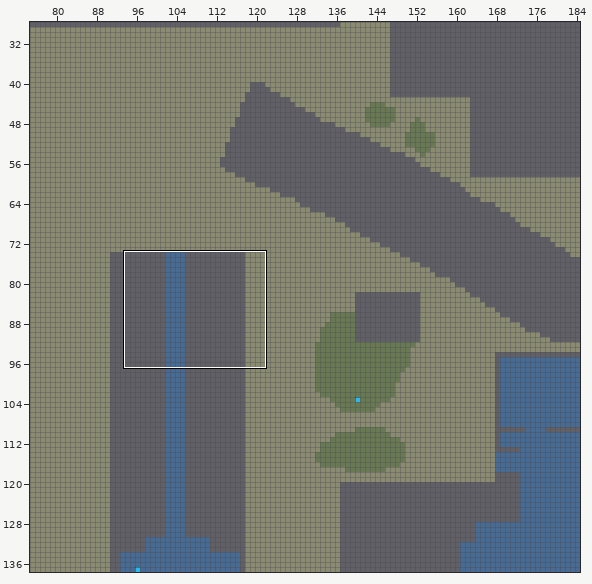
An edit to a level. Tiled map, MIP/Praktikum 2/tiled_workspace/map_campus_berliner_tor.tmx. Above: a wide view before the commit, with the close-up outlined.
Close-up. The starting point:
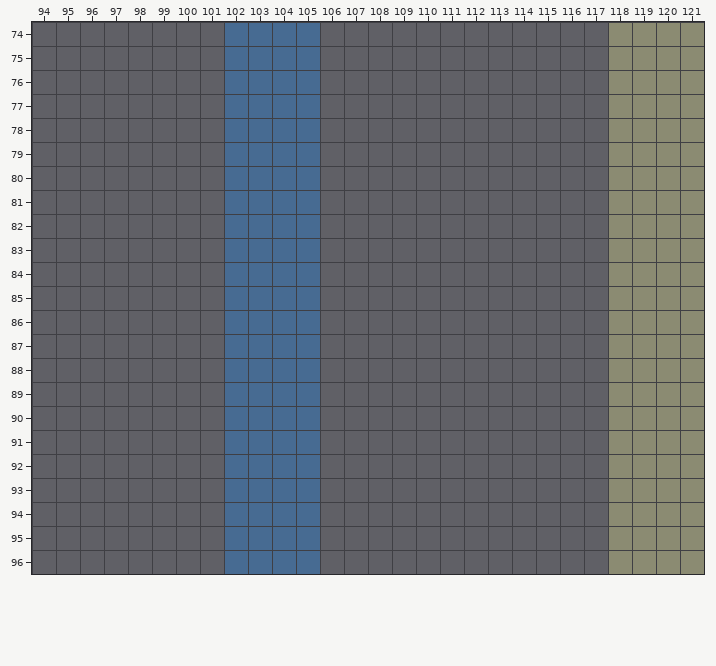
Cells are 16x16 px. Shown: x 94..121, y 74..96. The commit also changed other parts of the map, which this record leaves out.
After:
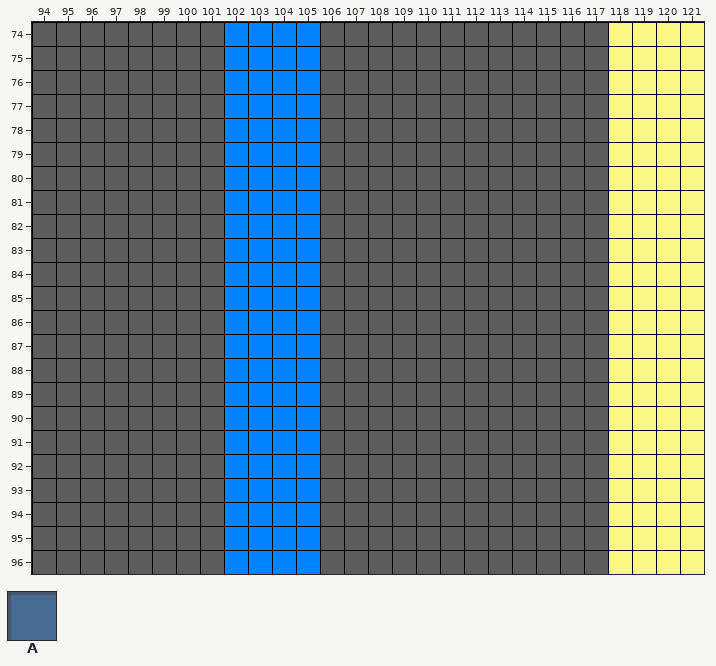
Key: from "lampen_tiles": A 3.
_ is an empty cell.
See-through tiles are keyed as they look on the map.
Change:
layer "topologieebene" opacity 27% -> 100%
Layer "leuchtmitteleben" (removed):
Tile A is removed in row 77 at x 103; in row 83 at x 103; in row 93 at x 103.
